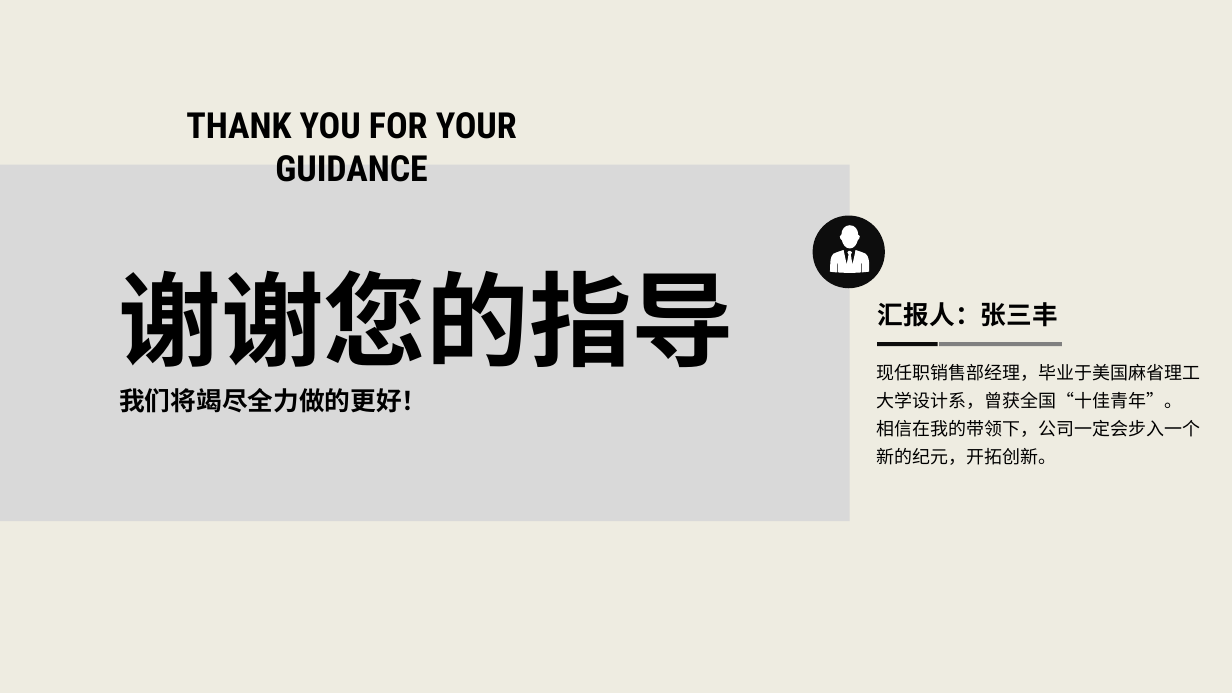
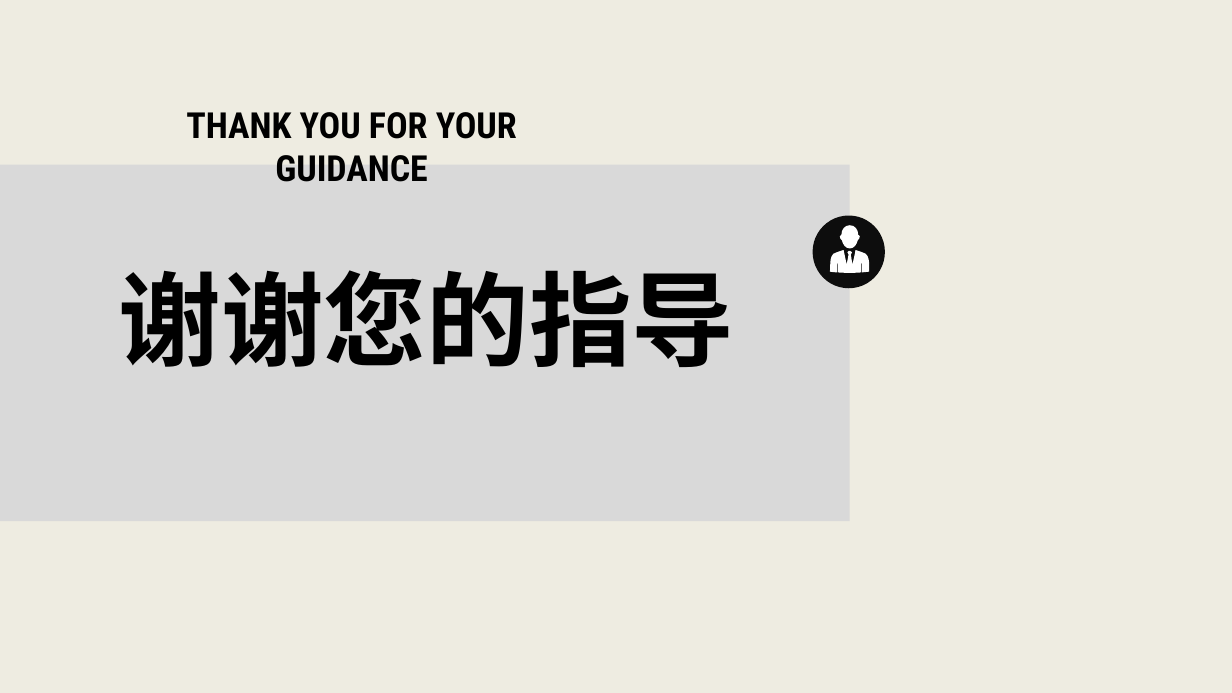
Before and after one commit to xiaoguoqiang/data, a slide deck: slide 23 of HBase技术分享-李强.pptx (slide 15 before the commit). Drawn at 1232x693 pixels with LibreOffice and Linux fonts; fonts in the diff are those of the drawing. Boxes give left, top, right and bottom in pixels: in the first picture for what was removed or moved away, otherwise in the second. Text is boxed around its words. In the diff, an @@ line names an element or a change of style, - is before the commit and + after.

Commit message:
edit ppt

```diff
--- a/HBase技术分享-李强.pptx
+++ b/HBase技术分享-李强.pptx
@@ text removed at <box>878,302,1058,327</box> @@
-汇报人：张三丰
@@ rectangle removed at <box>876,342,937,345</box> @@
@@ rectangle removed at <box>939,342,1062,345</box> @@
@@ text removed at <box>119,388,427,413</box> @@
-我们将竭尽全力做的更好！
@@ text removed at <box>876,364,1200,465</box> @@
-现任职销售部经理，毕业于美国麻省理工大学设计系，曾获全国“十佳青年”。
-相信在我的带领下，公司一定会步入一个新的纪元，开拓创新。
```
Also in this commit, not shown: 1 other slide changed, 8 slides added.
